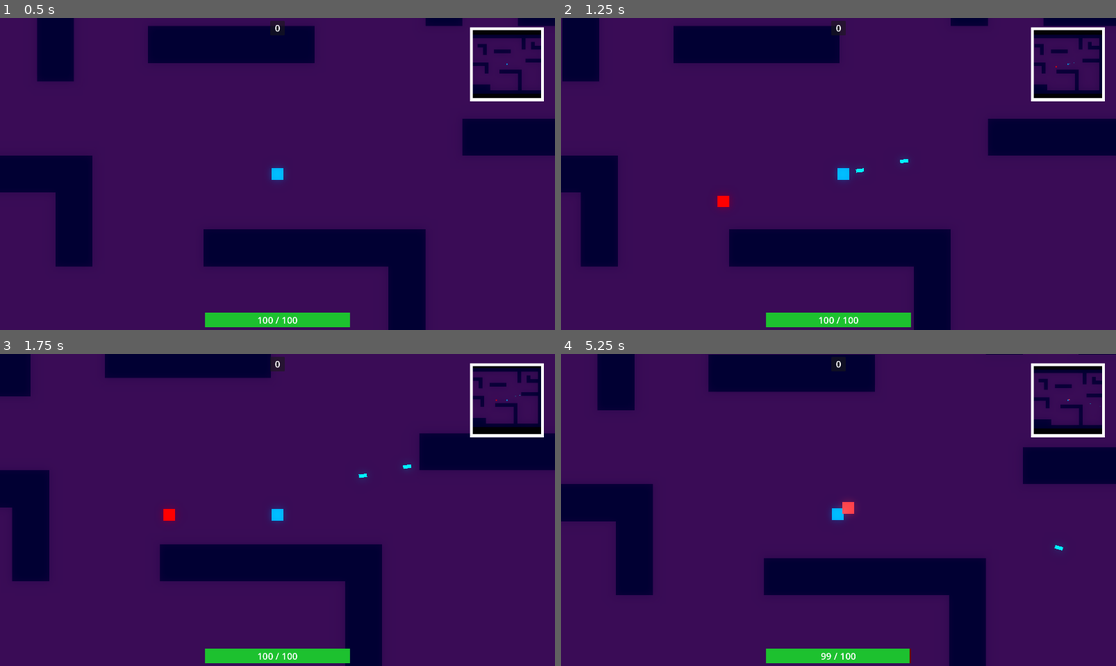
Above: before the commit, frames 1-4 (two rows, left to right).
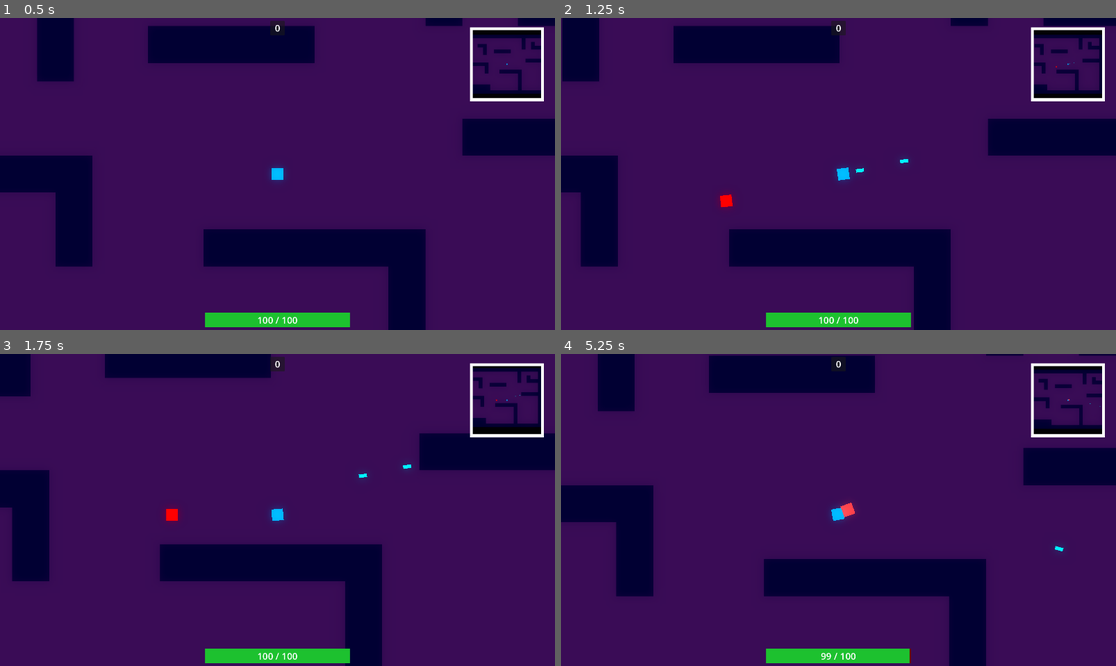
Above: after the commit, the same moments.

Repository: Chebrbober/Geometric-Bullet
Game: Godot game, scene res://stages/game/arena.tscn
The game is run twice, just before and just after one commit, with the same random seed, the same clock (stepped at 60 frames per second) and the same inputs.
Inputs (mouse positions are in pixels of both pictures, inside the frame that each line leads up to):
- Up to frame 1 (0.5 s): no input
- Up to frame 2 (1.25 s): tap Enter at 0.5 s; move the mouse to (960, 158) at 0.52 s; press the mouse at (960, 158) at 0.53 s; hold Right (move_right) from 0.53 s (still down)
- Up to frame 3 (1.75 s): move the mouse to (166, 525) at 1.27 s; release Right (move_right) at 1.28 s; release the mouse at (166, 525) at 1.28 s; hold S (move_down) from 1.28 s (still down); click (166, 525) at 1.35 s
- Up to frame 4 (5.25 s): move the mouse to (894, 441) at 2.02 s; release S (move_down) at 2.03 s; press the mouse at (894, 441) at 2.03 s; hold Right (move_right) 2.03-2.78 s; move the mouse to (810, 572) at 2.77 s; release the mouse at (810, 572) at 2.78 s; hold W (move_up) 2.78-3.53 s; click (810, 572) at 2.85 s; move the mouse to (1005, 556) at 3.52 s; press the mouse at (1005, 556) at 3.53 s; hold A (move_left) 3.53-5.03 s; move the mouse to (672, 463) at 4.27 s; release the mouse at (672, 463) at 4.28 s; click (672, 463) at 4.35 s; move the mouse to (866, 510) at 5.02 s; press the mouse at (866, 510) at 5.03 s; hold S (move_down) from 5.03 s (still down)

Frame 1 is identical in both runs. In frame 2, less than 0.1% of the frame differs, in the area x 28-90%, y 15-61%; in frame 3, less than 0.1%; in frame 4, 0.9%, in the area x 0-100%, y 0-78%.

Commit message:
Make enemy cube code more readable. Make player rotation follow the cursor, though cube enemy follow the target (player)

Diff:
--- a/entities/enemies/cube_enemy/cube_enemy.gd
+++ b/entities/enemies/cube_enemy/cube_enemy.gd
@@ -1,5 +1,4 @@
-class_name CubeEnemy
-extends Entity
+class_name CubeEnemy extends Entity
 
 @export var spawn_rate: float = 1.0
 @export var target: CharacterBody2D
@@ -10,28 +9,30 @@
 var bodies_in_area = []
 
 func _physics_process(delta: float) -> void:
-	var direction = to_local(nav_agent.get_next_path_position()).normalized()
-	if target!= null:
-		velocity = direction * speed
+	attack()
+	move()
+	makepath()
 
-	move_and_slide()
+func die() -> void:
+	super.die()
+	wave_manager.enemies_to_kill -= 1
 
-func _process(delta: float) -> void:
+func attack() -> void:
 	for body in bodies_in_area:
 		if body == target and can_attack:
 			target.take_damage(damage)
 			can_attack = false
 			attack_timer.start()
 
-func die() -> void:
-	super.die()
-	wave_manager.enemies_to_kill -= 1
+func move() -> void:
+	var direction = to_local(nav_agent.get_next_path_position()).normalized()
+	if target != null:
+		velocity = direction * speed
+		polygon2d.rotation = direction.angle()
+	move_and_slide()
 
 func makepath() -> void:
 	nav_agent.target_position = target.global_position
-
-func _on_timer_timeout() -> void:
-	makepath()
 
 func _on_attack_timer_timeout() -> void:
 	can_attack = true
--- a/entities/enemies/cube_enemy/cube_enemy.tscn
+++ b/entities/enemies/cube_enemy/cube_enemy.tscn
@@ -36,14 +36,9 @@
 shape = SubResource("CircleShape2D_42jos")
 debug_color = Color(0.95686275, 0.38039216, 1, 0.41960785)
 
-[node name="Timer" type="Timer" parent="." index="5" unique_id=420039223]
-wait_time = 0.1
-autostart = true
-
-[node name="AttackTimer" type="Timer" parent="." index="6" unique_id=1854231651]
+[node name="AttackTimer" type="Timer" parent="." index="5" unique_id=1854231651]
 one_shot = true
 
 [connection signal="body_shape_entered" from="AttackArea" to="." method="_on_attack_area_body_shape_entered"]
 [connection signal="body_shape_exited" from="AttackArea" to="." method="_on_attack_area_body_shape_exited"]
-[connection signal="timeout" from="Timer" to="." method="_on_timer_timeout"]
 [connection signal="timeout" from="AttackTimer" to="." method="_on_attack_timer_timeout"]
--- a/entities/player/player.gd
+++ b/entities/player/player.gd
@@ -17,6 +17,7 @@
 
 func _physics_process(_delta: float) -> void:
 	move()
+	update_rotation()
 	if Input.is_action_pressed("shoot") and Global.node_creation_parent != null and can_shoot:
 		shoot()
 
@@ -30,6 +31,10 @@
 	reload_speed_timer.start()
 	can_shoot = false
 
+func update_rotation() -> void:
+	var mouse_position: Vector2 = get_global_mouse_position()
+	rotation = (mouse_position - global_position).angle()
+
 func _on_reload_speed_timer_timeout() -> void:
 	can_shoot = true
 
Not shown, changed: export_presets.cfg
